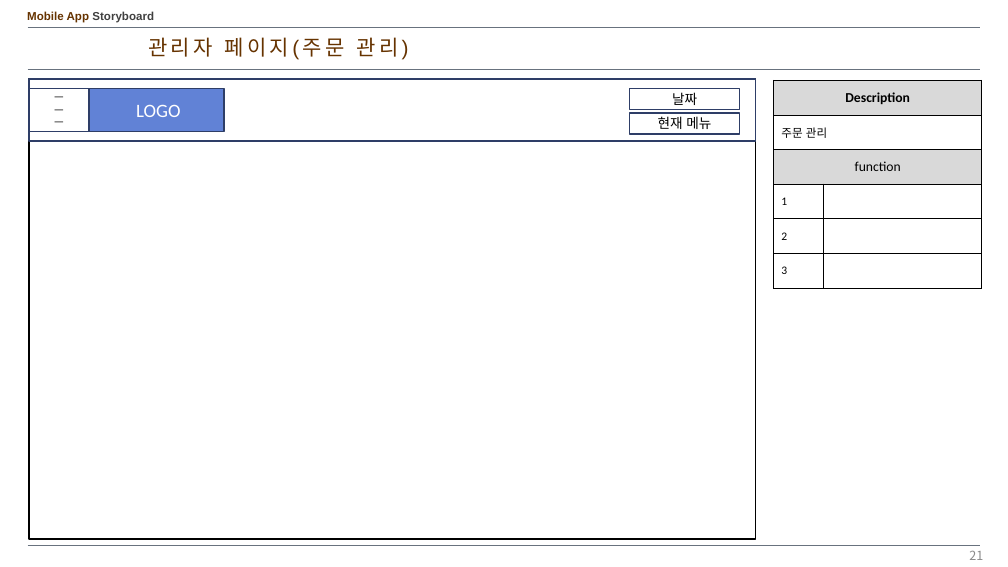
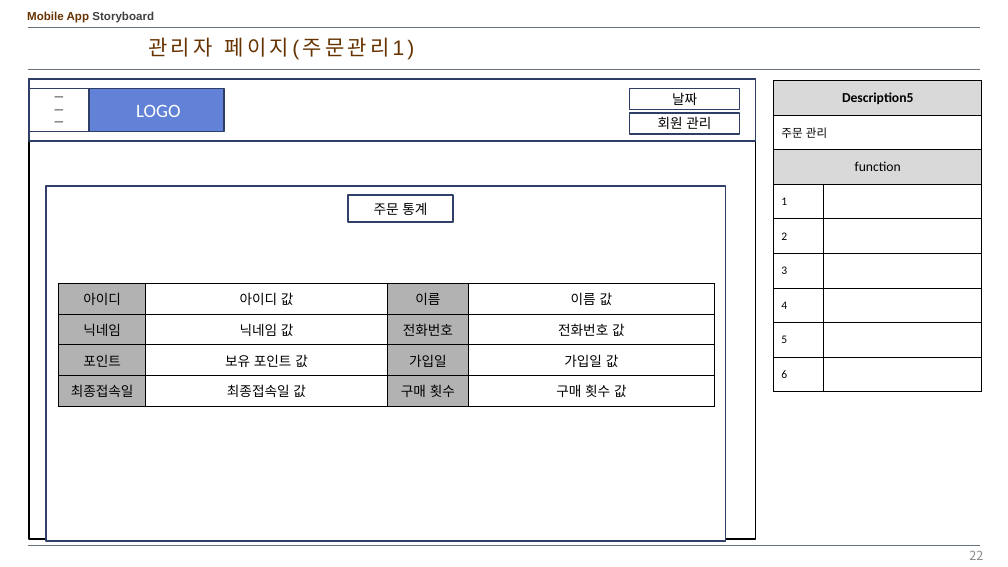
Before and after one commit to kangheechoul/document, a slide deck: slide 22 of 프레젠테이션 1.pptx (slide 21 before the commit). Drawn at 1008x567 pixels with LibreOffice and Linux fonts; fonts in the diff are those of the drawing. Boxes give left, top, right and bottom in pixels: in the first picture for what was removed or moved away, otherwise in the second. Text is boxed around its words. In the diff, an @@ line names an element or a change of style, - is before the commit and + after.

Commit message:
0608 주문관리 수정

```diff
--- a/프레젠테이션 1.pptx
+++ b/프레젠테이션 1.pptx
@@ text at <box>148,37,415,60</box>: text changed @@
-관리자 페이지(주문 관리)
+관리자 페이지(주문관리1)
@@ table at <box>774,80,982,392</box> @@
-row 1, column 1: Description
+row 1, column 1: Description5
+row 7: 4 | 
+row 8: 5 | 
+row 9: 6 | 
@@ text in rectangle at <box>658,116,711,129</box>: text changed @@
-현재 메뉴
+회원 관리
@@ rectangle added at <box>46,186,726,541</box>, fill #FFFFFF, outline #30416A 1.5 pt @@
@@ rectangle added at <box>348,195,453,222</box>, fill #FFFFFF, outline #30416A 1.5 pt, 13 pt, text #000000 @@
+주문 통계
@@ table added at <box>59,284,715,406</box>, 4 rows, 4 columns @@
+아이디 | 아이디 값 | 이름 | 이름 값
+닉네임 | 닉네임 값 | 전화번호 | 전화번호 값
+포인트 | 보유 포인트 값 | 가입일 | 가입일 값
+최종접속일 | 최종접속일 값 | 구매 횟수 | 구매 횟수 값
@@ page number at <box>969,551,983,560</box>: text changed @@
-21
+22
```
Also in this commit, not shown: 1 other slide changed, 2 slides added.
